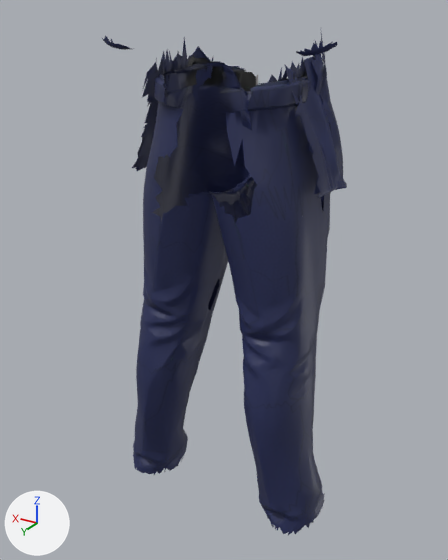
The FBX model Assets/Resources/WRLDZ/Avatar3D/Clothes/argon_bottoms_yugi_bc_male.fbx: old version first, new version second.
One viewpoint serves both versions: a 50 mm camera at (-0.632, 1.11, 1.225) aimed at (0.024, 0.017, 0.678). The axes (+X, +Y, +Z) are drawn at lower left. The lights are the same throughout. The first picture is the older version. Shape keys are drawn at the values saved in each file.

In view in the first picture: 'ArgonCloth.001'.
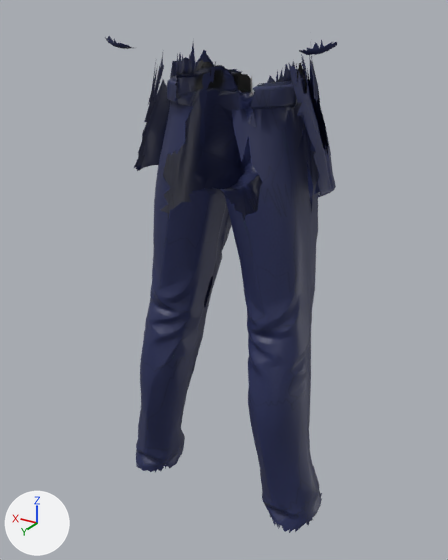
The change, as a diff of the scene's bpy script:
```diff
--- a/Assets/Resources/WRLDZ/Avatar3D/Clothes/argon_bottoms_yugi_bc_male.fbx.py
+++ b/Assets/Resources/WRLDZ/Avatar3D/Clothes/argon_bottoms_yugi_bc_male.fbx.py
@@ key_0_weight_heavy @@
 key_0_weight_heavy = bpy.data.objects['ArgonCloth.001'].data.shape_keys.key_blocks['Weight_Heavy']
-key_0_weight_heavy.value = 1.0
+key_0_weight_heavy.value = 0.0
@@ key_1_weight_thin @@
 key_1_weight_thin = bpy.data.objects['ArgonCloth.001'].data.shape_keys.key_blocks['Weight_Thin']
-key_1_weight_thin.value = 1.0
+key_1_weight_thin.value = 0.0
```

Pixel boxes [x1, y1, x2, y2] of what changed, in the pictures (448 x 560 px):
'ArgonCloth.001', reshaped: before [102, 33, 347, 535]; after [105, 36, 337, 533]
